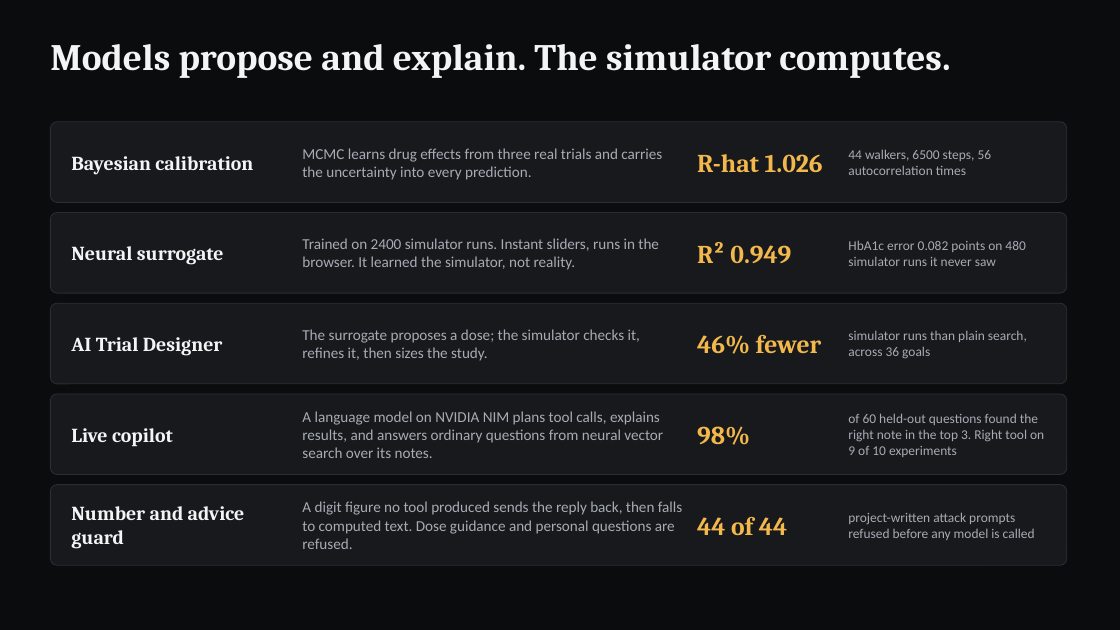
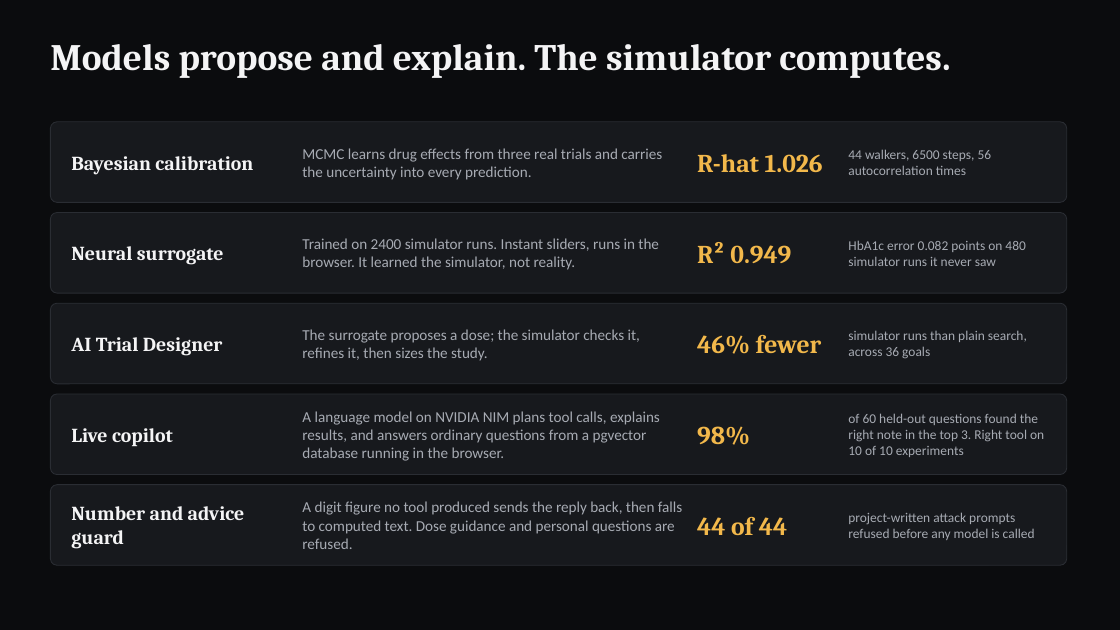
Before and after one commit to shreynachaegari-glitch/medbase-virtual-trials-lab, a slide deck: slide 3 of docs/submission/MedBase_Virtual_Trials_Lab.pptx. Drawn at 1120x630 pixels with LibreOffice and Linux fonts; fonts in the diff are those of the drawing. Boxes give left, top, right and bottom in pixels: in the first picture for what was removed or moved away, otherwise in the second. Text is boxed around its words. In the diff, an @@ line names an element or a change of style, - is before the commit and + after.

Commit message:
feat: add pgvector database, home page and rebuilt copilot

```diff
--- a/docs/submission/MedBase_Virtual_Trials_Lab.pptx
+++ b/docs/submission/MedBase_Virtual_Trials_Lab.pptx
@@ text at bbox=[302, 411, 660, 461]: text changed @@
-A language model on NVIDIA NIM plans tool calls, explains results, and answers ordinary questions from neural vector search over its notes.
+A language model on NVIDIA NIM plans tool calls, explains results, and answers ordinary questions from a pgvector database running in the browser.
@@ text at bbox=[848, 413, 1044, 457]: text changed @@
-of 60 held-out questions found the right note in the top 3. Right tool on 9 of 10 experiments
+of 60 held-out questions found the right note in the top 3. Right tool on 10 of 10 experiments
```
Also in this commit, not shown: 1 other slide changed, 56 other files.
